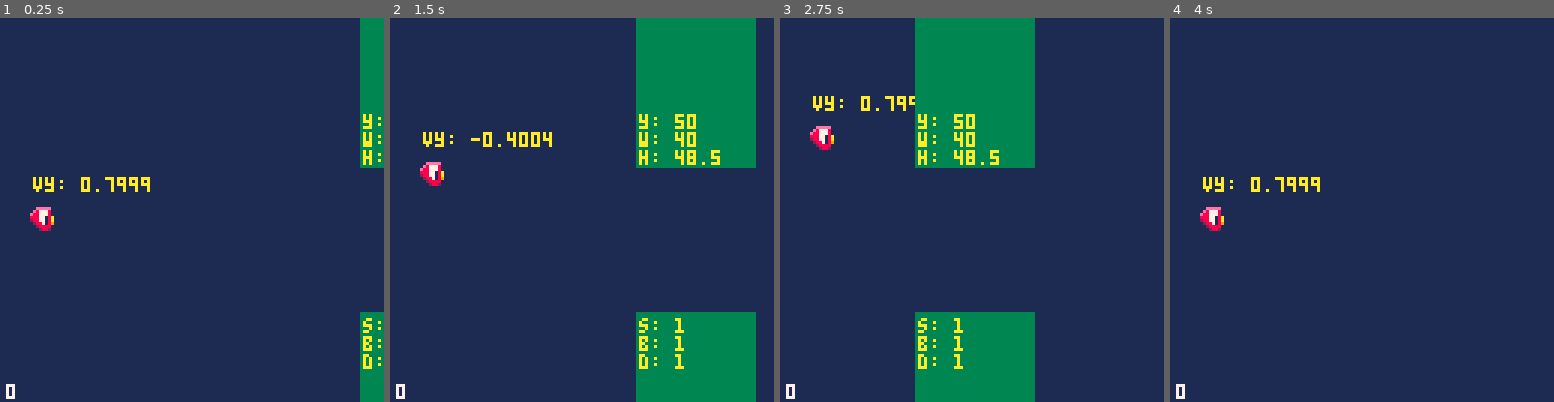
Above: before the commit, frames 1-4 (left to right).
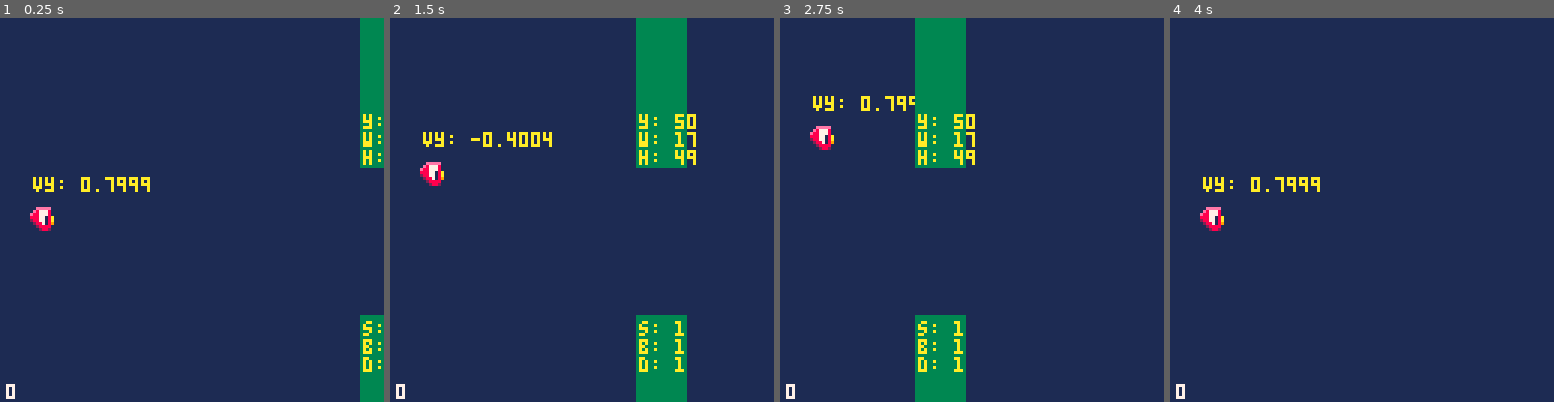
Above: after the commit, the same moments.

Repository: pixelrip/flappy
Game: PICO-8 cartridge flappy.p8
The game is run twice, just before and just after one commit, with the same random seed, the same clock (stepped at 60 frames per second) and the same inputs.
Inputs:
- Up to frame 1 (0.25 s): no input
- Up to frame 2 (1.5 s): tap X (X key) at 0.33, 1.07 s; tap O (Z key) at 0.7 s
- Up to frame 3 (2.75 s): tap O (Z key) at 1.7, 2.1, 2.5 s; tap X (X key) at 1.85 s
- Up to frame 4 (4 s): tap O (Z key) at 2.9, 3.3, 3.7 s; tap X (X key) at 2.97 s

The runs differ from the first frame. In frame 1, 0.3% of the frame differs, in the area x 93-100%, y 76-93%; in frame 2, 12%, in the area x 64-96%, y 0-100%; in frame 3, 12%; in frame 4, nothing differs.

Commit message:
Refactor gate spawning logic and constants
Gate spawn timing and gate size calculations now use new constants defined in constants.lua. Gate height and width are now dynamically calculated based on difficulty, with clamped min/max values for better control.

Diff:
--- a/src/constants.lua
+++ b/src/constants.lua
@@ -13,3 +13,17 @@
 P_GRAVITY = 0.1
 P_MAX_VY_UP = -4 -- max_up_velocity (pixels/frame)
 P_MAX_VY_DOWN = 4 -- max_down_velocity (pixels/frame)
+
+GATE_SPAWN_TIMER = 128 -- spawn a gate every X frames
+GATE_MIN_HEIGHT = 20
+
+GATE_BASE_MAX_HEIGHT = 60
+GATE_BASE_MIN_HEIGHT = 40
+GATE_BASE_MAX_WIDTH = 40
+GATE_BASE_MIN_WIDTH = 10
+GATE_HEIGHT_INCREMENT = 2
+GATE_WIDTH_INCREMENT = 2
+GATE_CLAMP_MAX_HEIGHT = 40
+GATE_CLAMP_MIN_HEIGHT = 20
+GATE_CLAMP_MAX_WIDTH = 60
+GATE_CLAMP_MIN_WIDTH = 30
--- a/src/gates.lua
+++ b/src/gates.lua
@@ -19,7 +19,6 @@
 
         self:_move_gates(_s, _pl)
         self:_gate_spawner(_d, _s)
-
     end,
 
     draw = function(self)
@@ -64,10 +63,10 @@
     end,
 
     _gate_spawner = function(self, _d, _s)
+        self.spawn_timer += 1
 
-
-        self.spawn_timer += 1
-        if self.spawn_timer >= 128 then
+        -- TODO: Make spawn rate a function of difficulty
+        if self.spawn_timer >= GATE_SPAWN_TIMER then
             self:_spawn_gate(_d)
             self.spawn_timer = 0
         end
@@ -75,7 +74,7 @@
 
     _spawn_gate = function(self, _d)
         add(self.list, {
-            x = 128,
+            x = 128, -- Start off screen
             y = self:_get_gate_y(_d),
             w = self:_get_gate_width(_d),
             h = self:_get_gate_height(_d),
@@ -98,13 +97,17 @@
     end,
 
     _get_gate_height = function(self, _d)
-        local _gh = 50 - (_d * 1.5)
-        return max(35, _gh)
+        local _offset = (_d - 1) * GATE_HEIGHT_INCREMENT
+        local _ghmax = max(GATE_BASE_MAX_HEIGHT - _offset, GATE_CLAMP_MAX_HEIGHT)
+        local _ghmin = max(GATE_BASE_MIN_HEIGHT - _offset, GATE_CLAMP_MIN_HEIGHT)
+        return rnd_between(_ghmin, _ghmax)
     end,
 
     _get_gate_width = function(self, _d)
-        local _gw = 20 - (_d * 2)
-        return max(40, _gw)
+        local _offset = (_d - 1) * GATE_WIDTH_INCREMENT
+        local _gwmax = min(GATE_BASE_MAX_WIDTH + _offset, GATE_CLAMP_MAX_WIDTH)
+        local _gwmin = min(GATE_BASE_MIN_WIDTH + _offset, GATE_CLAMP_MIN_WIDTH)
+        return rnd_between(_gwmin, _gwmax)
     end,
 
     _check_collided = function(self, _gt, _pl)
